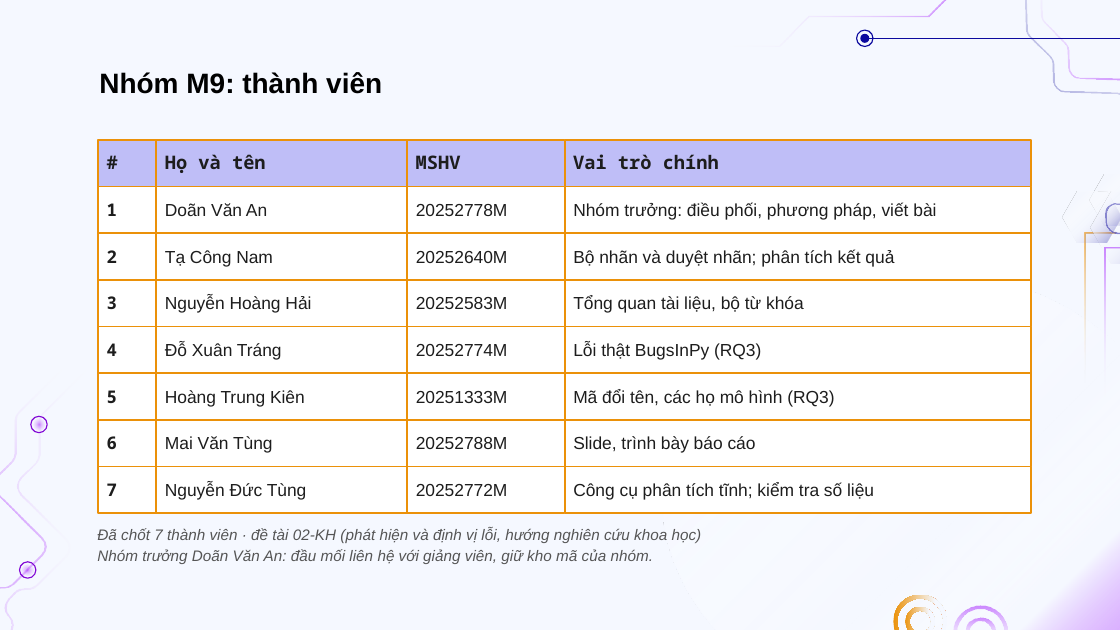
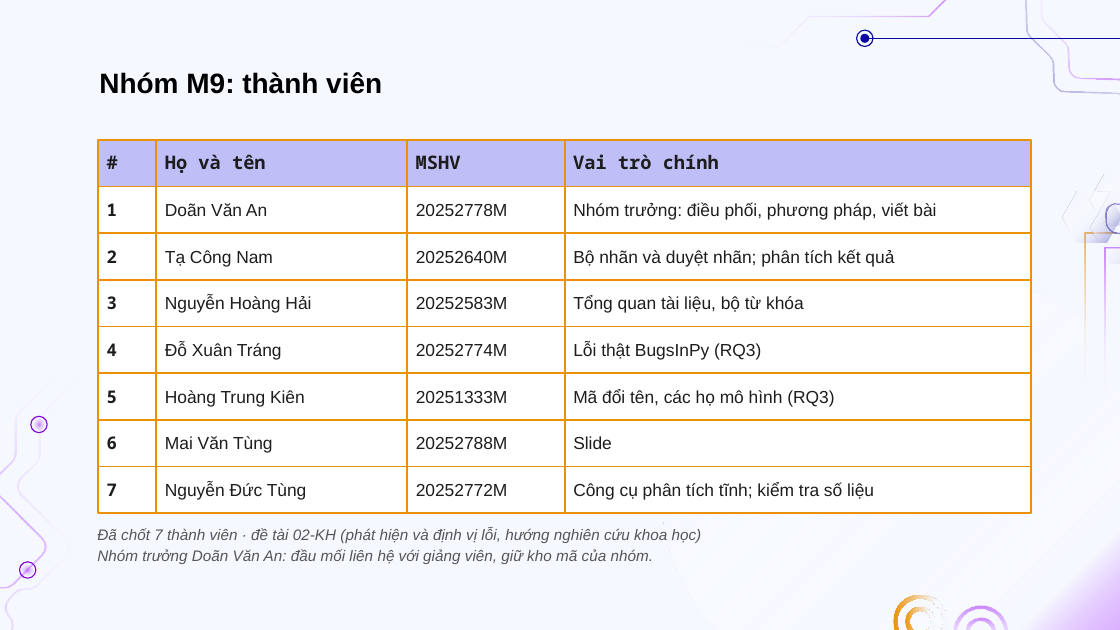
Before and after one commit to doanan293/grounded-or-guessed, a slide deck: slide 4 of docs/presentation/bao-cao-lan-1.pptx. Drawn at 1120x630 pixels with LibreOffice and Linux fonts; fonts in the diff are those of the drawing; background and template pictures are left out. Boxes give left, top, right and bottom in pixels: in the first picture for what was removed or moved away, otherwise in the second. Text is boxed around its words. In the diff, an @@ line names an element or a change of style, - is before the commit and + after.

Commit message:
docs: drop 'trình bày báo cáo' from the member roles (presenter not decided yet)

```diff
--- a/docs/presentation/bao-cao-lan-1.pptx
+++ b/docs/presentation/bao-cao-lan-1.pptx
@@ text at [573,436,612,449]: text changed @@
-Slide, trình bày báo cáo
+Slide
```
Also in this commit, not shown: 3 other files.
